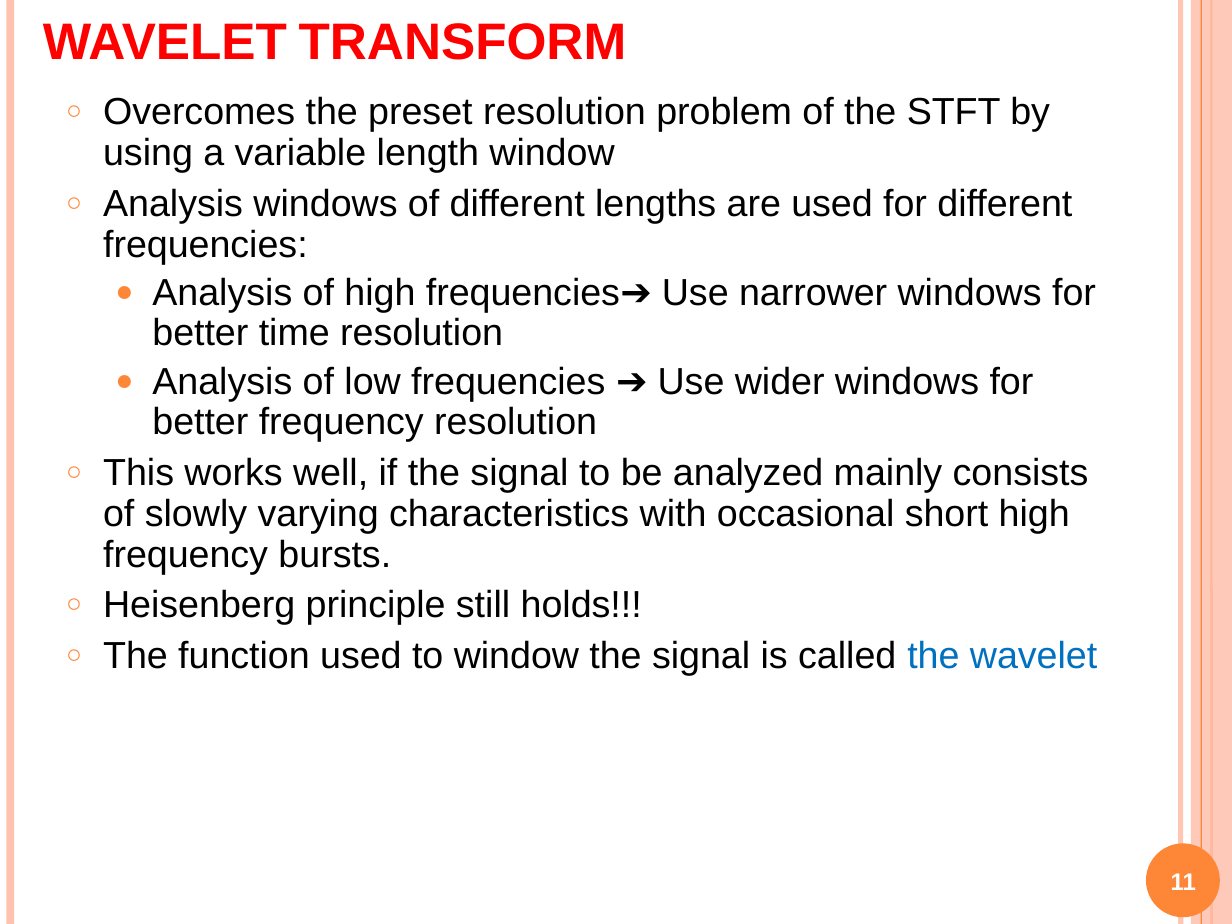
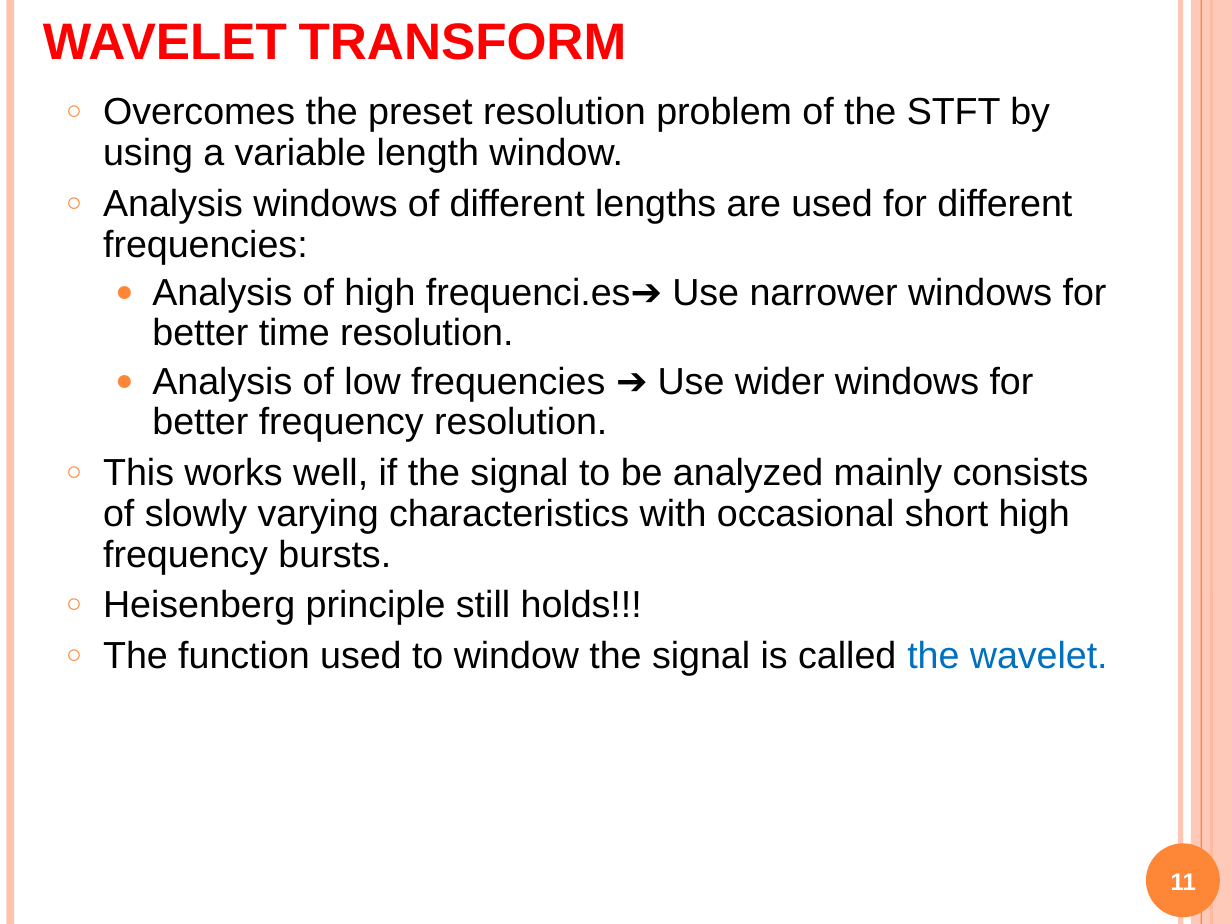
Before and after one commit to Alex7Huynh/dip-g9, a slide deck: slide 11 of 6. PPT/Wavelet transform.pptx. Drawn at 1232x924 pixels with LibreOffice and Linux fonts; fonts in the diff are those of the drawing. Boxes give left, top, right and bottom in pixels: in the first picture for what was removed or moved away, otherwise in the second. Text is boxed around its words. In the diff, an @@ line names an element or a change of style, - is before the commit and + after.

```diff
--- a/6. PPT/Wavelet transform.pptx
+++ b/6. PPT/Wavelet transform.pptx
@@ text at bbox=[103, 96, 1050, 173]: text changed @@
-○ Overcomes the preset resolution problem of the STFT by using a variable length window
+○ Overcomes the preset resolution problem of the STFT by using a variable length window.
@@ text at bbox=[152, 277, 1107, 442]: text changed @@
-  ● Analysis of high frequencies➔ Use narrower windows for better time resolution
-  ● Analysis of low frequencies ➔ Use wider windows for better frequency resolution
+  ● Analysis of high frequenci.es➔ Use narrower windows for better time resolution.
+  ● Analysis of low frequencies ➔ Use wider windows for better frequency resolution.
@@ text at bbox=[103, 640, 1108, 676]: text changed @@
-○ The function used to window the signal is called the wavelet
+○ The function used to window the signal is called the wavelet.
```
Also in this commit, not shown: 21 other slides changed, 27 slides added, 4 slides removed.
